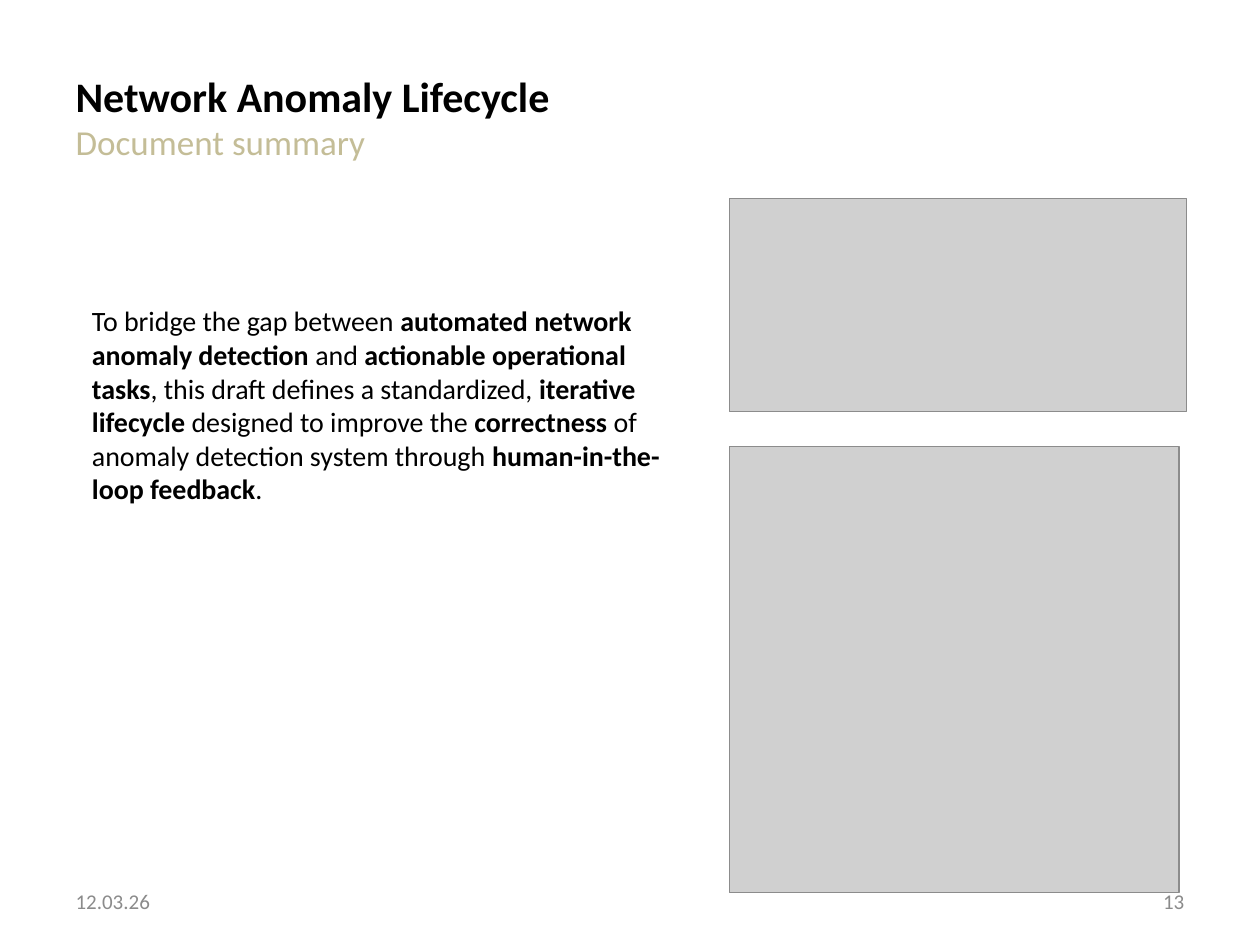
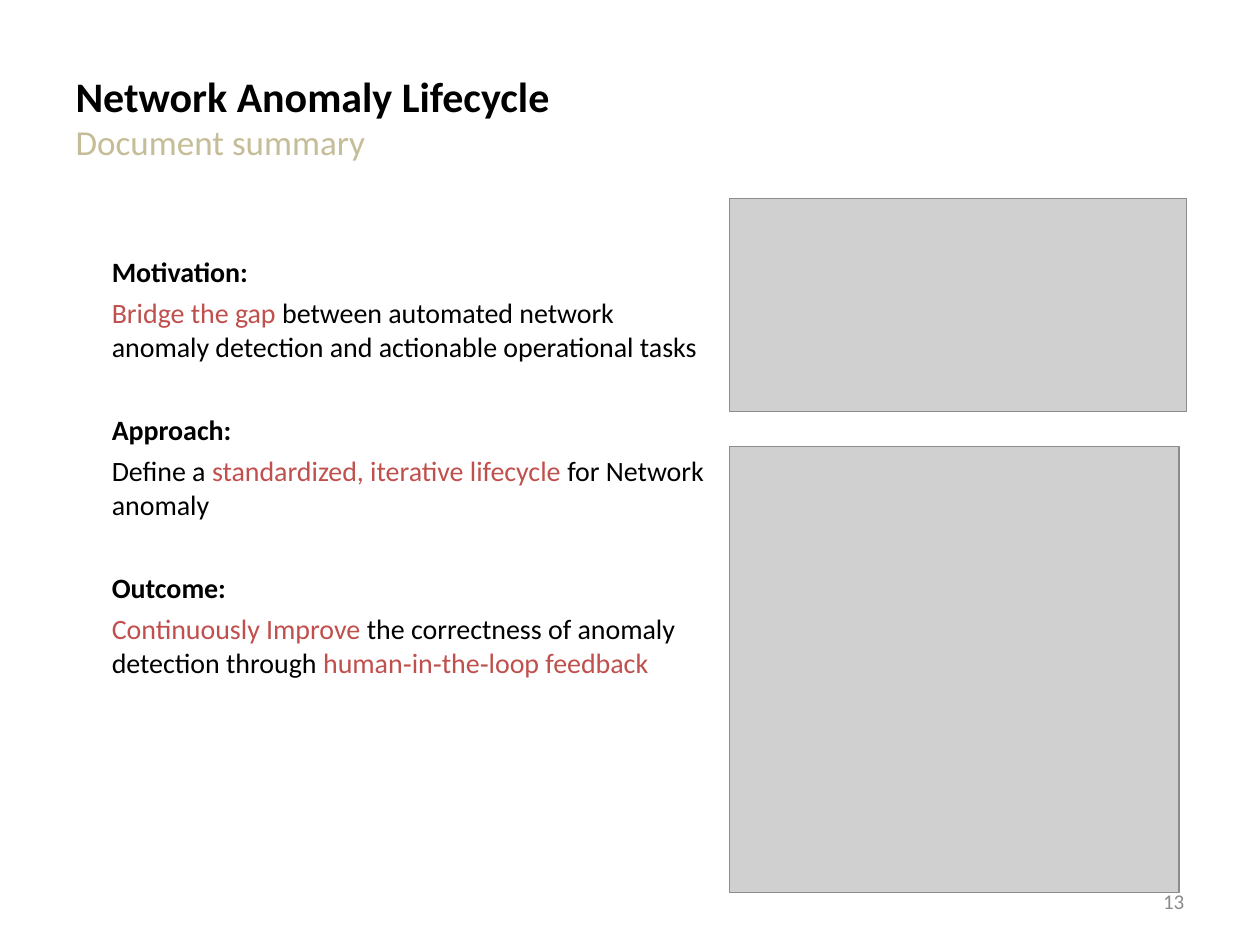
Before and after one commit to network-analytics/ietf-network-analytics-document-status, a slide deck: slide 13 of 125/NMOP/draft-ietf-nmop-network-anomaly-architecture-semantics-lifecycle.pptx. Drawn at 1260x945 pixels with LibreOffice and Linux fonts; fonts in the diff are those of the drawing; grey boxes stand for pictures. Boxes give left, top, right and bottom in pixels: in the first picture for what was removed or moved away, otherwise in the second. Text is boxed around its words. In the diff, an @@ line names an element or a change of style, - is before the commit and + after.

Commit message:
update anomaly detection slides: bullet points, update date, etc

```diff
--- a/125/NMOP/draft-ietf-nmop-network-anomaly-architecture-semantics-lifecycle.pptx
+++ b/125/NMOP/draft-ietf-nmop-network-anomaly-architecture-semantics-lifecycle.pptx
@@ text at (112, 262, 704, 678): text changed; bold off @@
-To bridge the gap between automated network anomaly detection and actionable operational tasks, this draft defines a standardized, iterative lifecycle designed to improve the correctness of anomaly detection system through human-in-the-loop feedback.
+Motivation:
+Bridge the gap between automated network anomaly detection and actionable operational tasks
+Approach:
+Define a standardized, iterative lifecycle for Network anomaly
+Outcome:
+Continuously Improve the correctness of anomaly detection through human‑in‑the‑loop feedback
@@ text removed at (76, 895, 150, 909) @@
-12.03.26
```
Also in this commit, not shown: 14 other slides changed, 1 other file.
